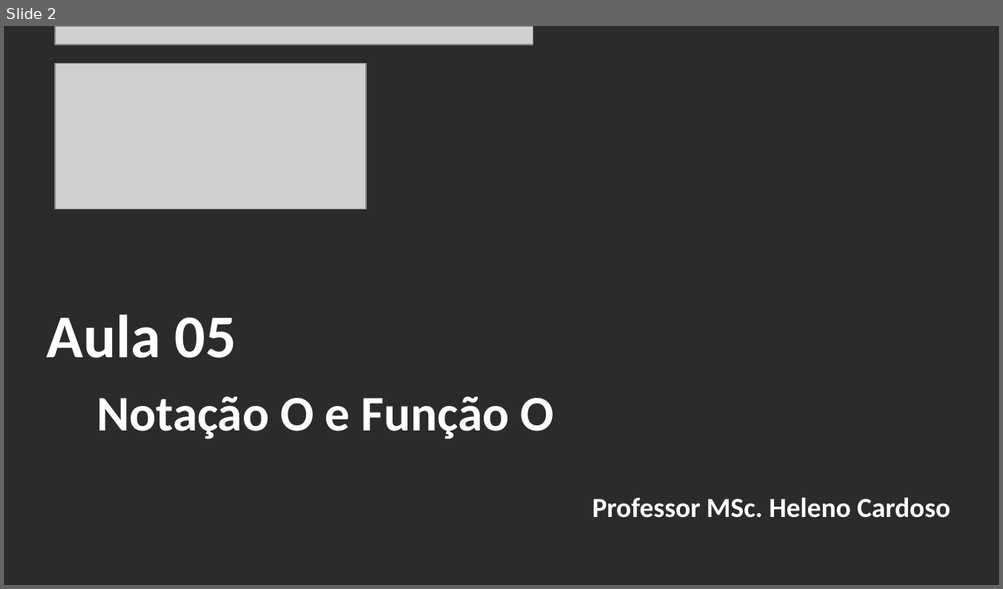
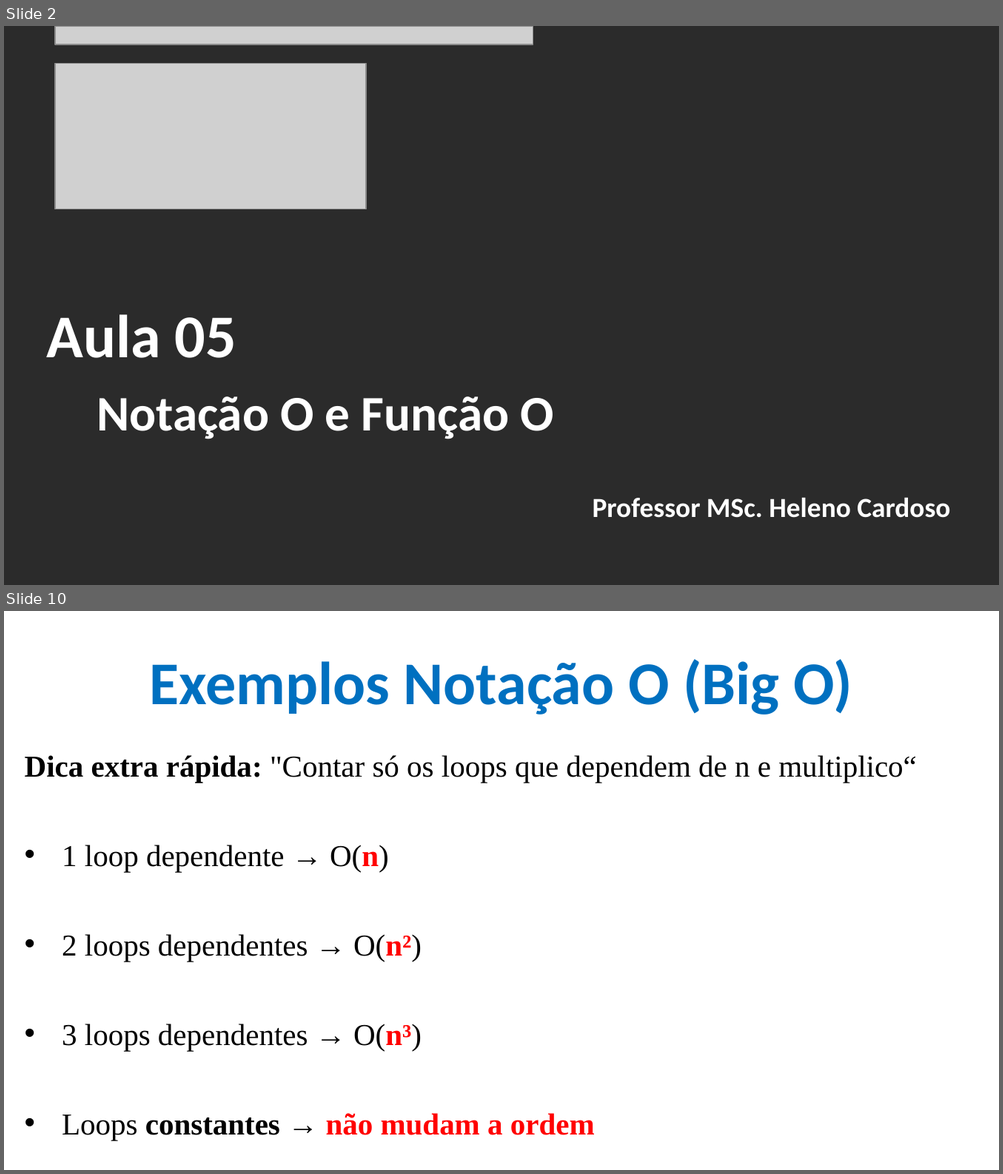
Before and after one commit to CloudEducationBrazil/WydenAlgoritmosEComplexidade, a slide deck: 01 Classes/Aula 05 - Algoritmos e Complexidade - Notação O e Função O.pptx. Shown one above the other, each under a label of ours: slide 2 before the commit, slides 2 and 10 after it; the slides between them are not shown. The pictures are 1003x589 and 1003x1174 pixels, drawn with LibreOffice and Linux fonts; fonts in the diff are those of the drawing; grey boxes stand for pictures; background and template pictures are left out; a plain dark background stands for a picture behind light text. Boxes give left, top, right and bottom in pixels: in the first picture for what was removed or moved away, otherwise in the second. Text is boxed around its words. In the diff, an @@ line names an element or a change of style, - is before the commit and + after.

```diff
--- a/01 Classes/Aula 05 - Algoritmos e Complexidade - Notação O e Função O.pptx
+++ b/01 Classes/Aula 05 - Algoritmos e Complexidade - Notação O e Função O.pptx
@@ slide 10 added at [4, 611, 999, 1170], background picture (left out) @@
@@ title added at [149, 659, 852, 715], 44 pt, text #0070C0, bold @@
+Exemplos Notação O (Big O)
@@ text added at [25, 755, 916, 1140], 22 pt, text #000000 @@
+Dica extra rápida: "Contar só os loops que dependem de n e multiplico“
+• 1 loop dependente → O(n)
+• 2 loops dependentes → O(n²)
+• 3 loops dependentes → O(n³)
+• Loops constantes → não mudam a ordem
```
Also in this commit, not shown: 6 slides changed, 27 other slides added, 5 other files.
